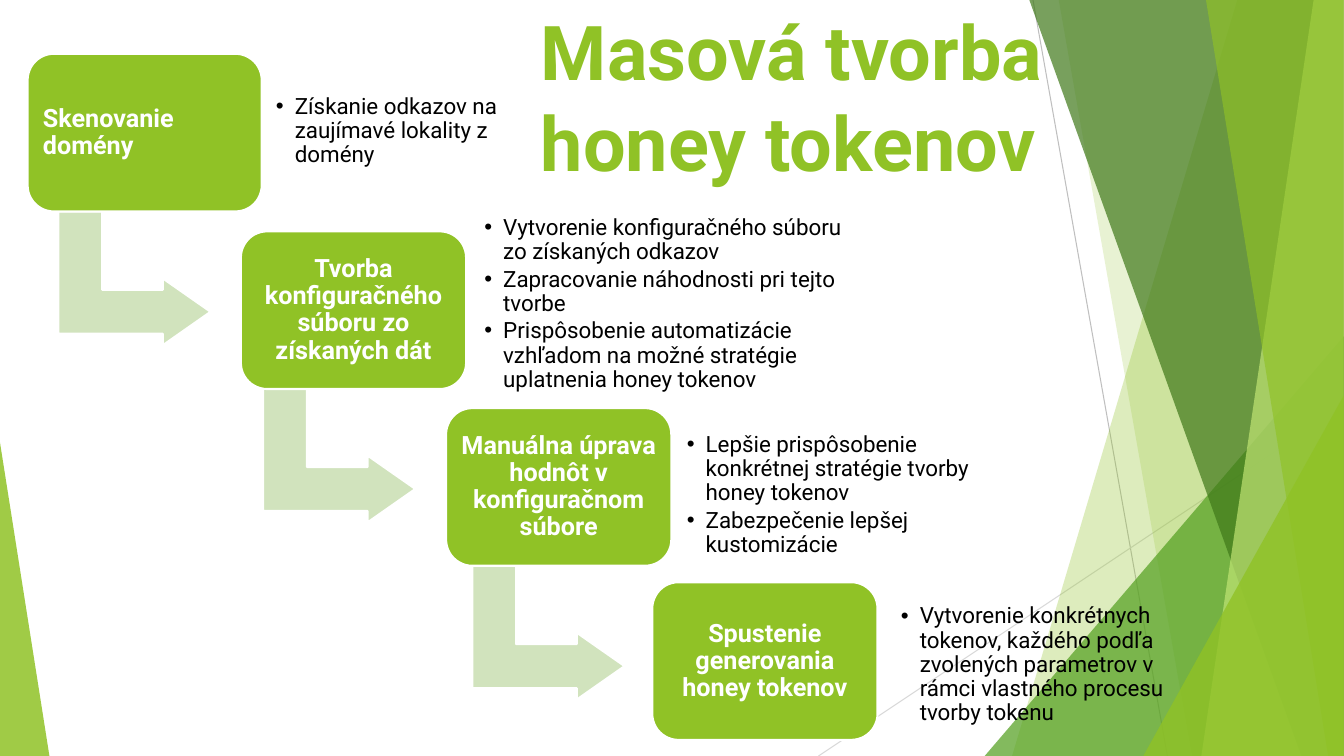
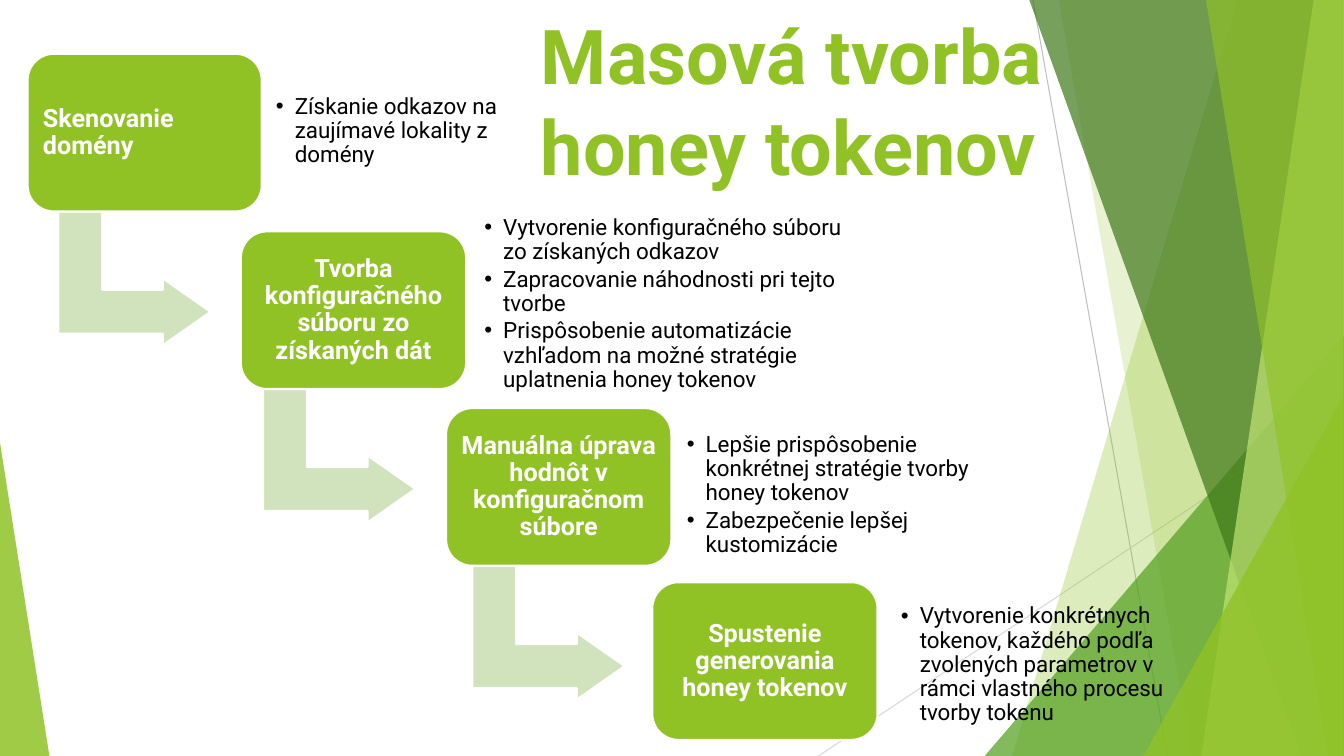
Before and after one commit to jperdek/tokenCreator, a slide deck: slide 6 of presentations/Detekcia nepovoleneho prístupu kustomizáciou nízko interaktívnych honeypotov2.pptx. Drawn at 1344x756 pixels with LibreOffice and Linux fonts; fonts in the diff are those of the drawing. Boxes give left, top, right and bottom in pixels: in the first picture for what was removed or moved away, otherwise in the second. Text is boxed around its words. In the diff, an @@ line names an element or a change of style, - is before the commit and + after.

```diff
--- a/presentations/Detekcia nepovoleneho prístupu kustomizáciou nízko interaktívnych honeypotov2.pptx
+++ b/presentations/Detekcia nepovoleneho prístupu kustomizáciou nízko interaktívnych honeypotov2.pptx
@@ title "Masová tvorba honey tokenov": place and size @@
-title "Masová tvorba honey tokenov" at [541, 11, 1043, 187]
+title "Masová tvorba honey tokenov" at [541, 15, 1043, 191]
```
Also in this commit, not shown: 1 other slide changed, 19 other files.
